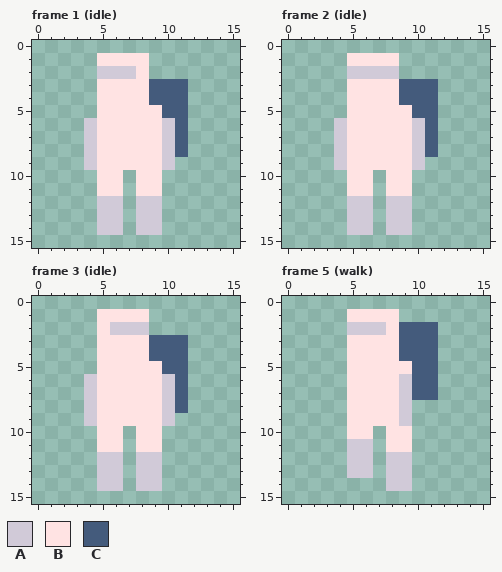
Two versions of one pixel-art file, assets/prepper.aseprite. Above: the version before the commit.
16x16 pixels, 7 frames. Shown: frame 1 (idle), frame 2 (idle), frame 3 (idle), frame 5 (walk). The commit also changed other frames, which this record leaves out.
Palette (. is transparent): A #d1cad8  B #ffe3e3  C #445b7c
New version:
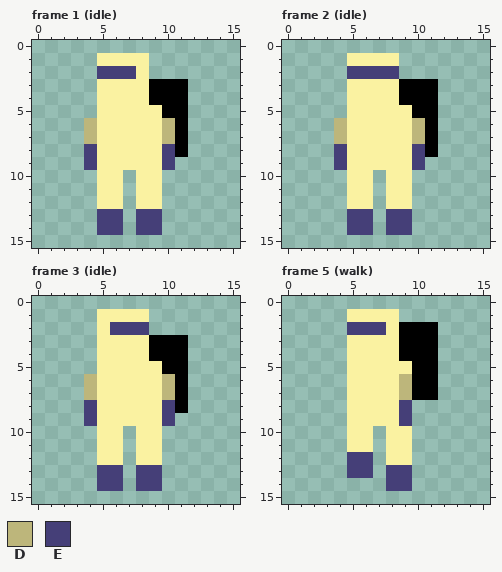
Colours new in this view: D #bdb67b  E #453f78
Commit: iniciando prepper game
The edit:
{"colour":"B","old":"#ffe3e3","new":"#faf2a1"}
{"colour":"C","old":"#445b7c","new":"#000000"}
{"where": "frame 1 (idle)"}
{"frame":1,"y":2,"x":5,"old":"AAA","new":"EEE"}
{"frame":1,"y":6,"x":4,"old":"A","new":"D"}
{"frame":1,"y":6,"x":10,"old":"A","new":"D"}
{"frame":1,"y":7,"x":4,"old":"A","new":"D"}
{"frame":1,"y":7,"x":10,"old":"A","new":"D"}
{"frame":1,"y":8,"x":4,"old":"A","new":"E"}
{"frame":1,"y":8,"x":10,"old":"A","new":"E"}
{"frame":1,"y":9,"x":4,"old":"A","new":"E"}
{"frame":1,"y":9,"x":10,"old":"A","new":"E"}
{"frame":1,"y":12,"x":5,"old":"AA","new":"BB"}
{"frame":1,"y":12,"x":8,"old":"AA","new":"BB"}
{"frame":1,"y":13,"x":5,"old":"AA","new":"EE"}
{"frame":1,"y":13,"x":8,"old":"AA","new":"EE"}
{"frame":1,"y":14,"x":5,"old":"AA","new":"EE"}
{"frame":1,"y":14,"x":8,"old":"AA","new":"EE"}
{"where": "frame 2 (idle)"}
{"frame":2,"y":2,"x":5,"old":"AAAA","new":"EEEE"}
{"frame":2,"y":6,"x":4,"old":"A","new":"D"}
{"frame":2,"y":6,"x":10,"old":"A","new":"D"}
{"frame":2,"y":7,"x":4,"old":"A","new":"D"}
{"frame":2,"y":7,"x":10,"old":"A","new":"D"}
{"frame":2,"y":8,"x":4,"old":"A","new":"E"}
{"frame":2,"y":8,"x":10,"old":"A","new":"E"}
{"frame":2,"y":9,"x":4,"old":"A","new":"E"}
{"frame":2,"y":9,"x":10,"old":"A","new":"E"}
{"frame":2,"y":12,"x":5,"old":"AA","new":"BB"}
{"frame":2,"y":12,"x":8,"old":"AA","new":"BB"}
{"frame":2,"y":13,"x":5,"old":"AA","new":"EE"}
{"frame":2,"y":13,"x":8,"old":"AA","new":"EE"}
{"frame":2,"y":14,"x":5,"old":"AA","new":"EE"}
{"frame":2,"y":14,"x":8,"old":"AA","new":"EE"}
{"where": "frame 3 (idle)"}
{"frame":3,"y":2,"x":6,"old":"AAA","new":"EEE"}
{"frame":3,"y":6,"x":4,"old":"A","new":"D"}
{"frame":3,"y":6,"x":10,"old":"A","new":"D"}
{"frame":3,"y":7,"x":4,"old":"A","new":"D"}
{"frame":3,"y":7,"x":10,"old":"A","new":"D"}
{"frame":3,"y":8,"x":4,"old":"A","new":"E"}
{"frame":3,"y":8,"x":10,"old":"A","new":"E"}
{"frame":3,"y":9,"x":4,"old":"A","new":"E"}
{"frame":3,"y":9,"x":10,"old":"A","new":"E"}
{"frame":3,"y":12,"x":5,"old":"AA","new":"BB"}
{"frame":3,"y":12,"x":8,"old":"AA","new":"BB"}
{"frame":3,"y":13,"x":5,"old":"AA","new":"EE"}
{"frame":3,"y":13,"x":8,"old":"AA","new":"EE"}
{"frame":3,"y":14,"x":5,"old":"AA","new":"EE"}
{"frame":3,"y":14,"x":8,"old":"AA","new":"EE"}
{"where": "frame 5 (walk)"}
{"frame":5,"y":2,"x":5,"old":"AAA","new":"EEE"}
{"frame":5,"y":6,"x":9,"old":"A","new":"D"}
{"frame":5,"y":7,"x":9,"old":"A","new":"D"}
{"frame":5,"y":8,"x":9,"old":"A","new":"E"}
{"frame":5,"y":9,"x":9,"old":"A","new":"E"}
{"frame":5,"y":11,"x":5,"old":"AA","new":"BB"}
{"frame":5,"y":12,"x":5,"old":"AA","new":"EE"}
{"frame":5,"y":12,"x":8,"old":"AA","new":"BB"}
{"frame":5,"y":13,"x":5,"old":"AA","new":"EE"}
{"frame":5,"y":13,"x":8,"old":"AA","new":"EE"}
{"frame":5,"y":14,"x":8,"old":"AA","new":"EE"}
{"label":"changed","picture_box":[84,53,188,235]}
{"label":"changed","picture_box":[334,53,438,235]}
{"label":"changed","picture_box":[84,309,188,491]}
{"label":"changed","picture_box":[347,309,438,491]}
